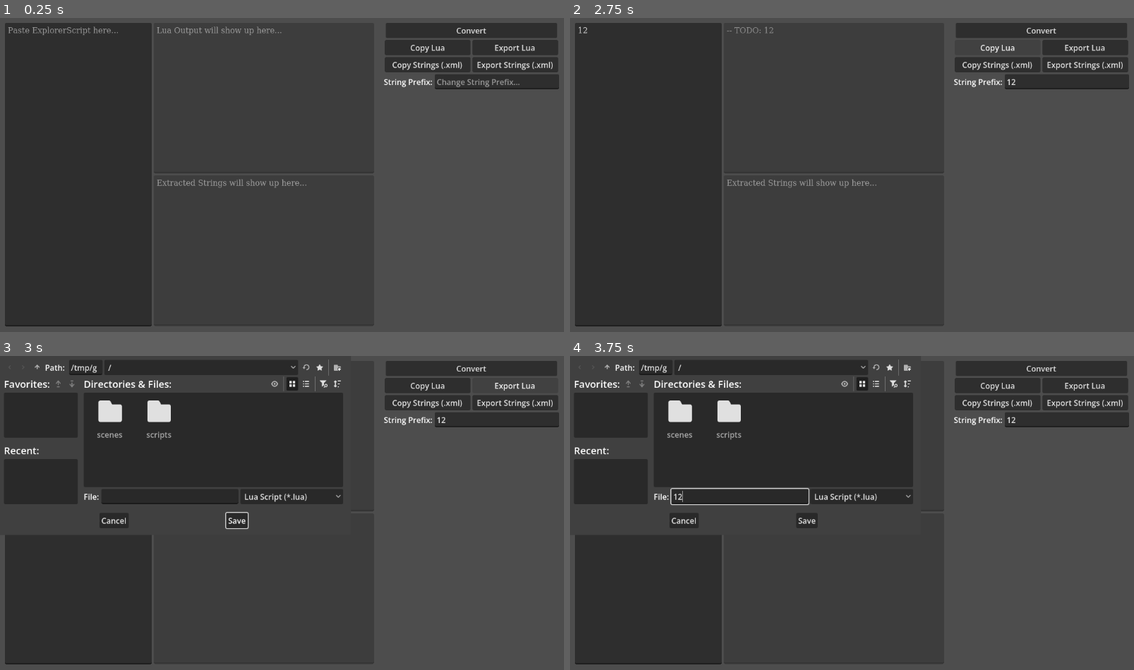
Above: before the commit, frames 1-4 (two rows, left to right).
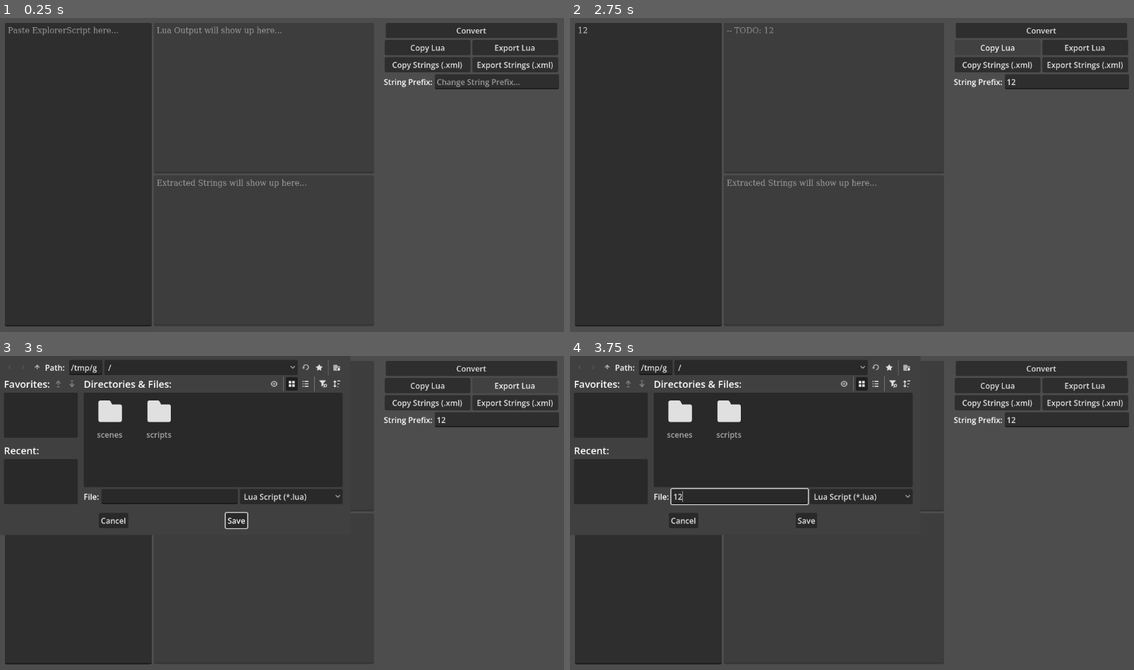
Above: after the commit, the same moments.

Repository: Minemaker0430/explorer-script-2-lua
Game: Godot game, scene res://scenes/main.tscn
Two runs of this game, one before a commit and one after it. Both use one fixed random seed, a clock stepped at 60 frames per second and the inputs below.
Inputs (mouse positions are in pixels of both pictures, inside the frame that each line leads up to):
- Up to frame 1 (0.25 s): no input
- Up to frame 2 (2.75 s): click (648, 175) at 0.52 s; type "12" at 0.6 s; click (1066, 80) at 0.75 s; type "12" at 0.83 s; click "Convert" at 1.25 s; click "Copy Lua" at 2 s
- Up to frame 3 (3 s): click "Export Lua" at 2.75 s
- Up to frame 4 (3.75 s): click (739, 497) at 3.52 s; type "12" at 3.6 s

Frames 1-2 are identical in both runs. In frame 3, 0.3% of the frame differs, in the area x 17-61%, y 2-56%; in frame 4, 0.3%.

Commit message:
added more text tags and utilities

Diff:
--- a/scripts/es2pmdo.gd
+++ b/scripts/es2pmdo.gd
@@ -3187,6 +3187,7 @@
 	{"prefix": "MovePositionOffset", "func": "_convert_move_position_offset"},
 	{"prefix": "Move2PositionOffset", "func": "_convert_move_position_offset"},
 	{"prefix": "MovePositionMark", "func": "_convert_move_position_mark"},
+	{"prefix": "Move2PositionMark", "func": "_convert_move_position_mark"},
 	{"prefix": "WaitExecuteLives", "func": "_convert_wait_execute_lives"},
 	{"prefix": "message_SetFace", "func": "_convert_set_face"},
 	{"prefix": "message_SwitchMonologue", "func": "_convert_switch_talk"},
@@ -3339,7 +3340,7 @@
 	var tokens = _tokenize_line(line)
 	if tokens.size() > 1:
 		return _indent() + "SOUND:PlayFanfare(\"%s\")" % get_ME(tokens[2].strip_edges())
-	return _indent() + "-- TODO se_Play: %s" % line
+	return _indent() + "-- TODO me_Play: %s" % line
 
 func _convert_back_set_ground(line: String) -> String:
 	return _indent() + "-- %s (Should be the map you're currently on, or the map it sends you to next)" % line
@@ -3386,12 +3387,16 @@
 		var tokens = _tokenize_line(line)
 		var actor = get_actor(_current_scope().data.args[0].substr(6).strip_edges())
 		if tokens.size() > 1:
+			if tokens[2].strip_edges() == "2":
+				return _indent(-1) + "GROUND:CharEndAnim(CH(\'%s\')" % actor
 			return _indent(-1) + "GROUND:CharSetAnim(CH(\'%s\'), \"%s\", false)" % [actor, get_animation(tokens[2].strip_edges())]
 
 	if line.find("<actor") != -1:
 		var tokens = _tokenize_line(line)
 		var actor = get_actor(tokens[0].substr(line.find("<actor") + 6, line.find(">") - line.find("<") - 6).strip_edges())
 		if tokens.size() > 1:
+			if tokens[2].strip_edges() == "2":
+				return _indent() + "GROUND:CharEndAnim(CH(\'%s\')" % actor
 			return _indent() + "GROUND:CharSetAnim(CH(\'%s\'), \"%s\", false)" % [actor, get_animation(tokens[2].strip_edges())]
 
 	return _indent() + "-- TODO SetAnimation: %s" % line
@@ -3427,7 +3432,7 @@
 			var speed = int(tokens[2].strip_edges())
 			var x = tokens[4].strip_edges()
 			var y = tokens[6].strip_edges()
-			return _indent(-1) + "GROUND:MoveToPosition(CH(\'%s\'), CH(\'%s\').Position.X + %s, CH(\'%s\').Position.Y + %s, %s, %s)" % [actor, actor, x, actor, y, str(floori(normalize_speed(speed)) > 2), floori(normalize_speed(speed))]
+			return _indent(-1) + "ExplorerEssentials.MoveToPositionOffset(CH(\'%s\'), %s, %s, %s, %s)" % [actor, x, y, str(floori(normalize_speed(speed)) > 2), floori(normalize_speed(speed))]
 
 	if line.find("<actor") != -1:
 		var tokens = _tokenize_line(line)
@@ -3436,7 +3441,7 @@
 			var speed = int(tokens[2].strip_edges())
 			var x = tokens[4].strip_edges()
 			var y = tokens[6].strip_edges()
-			return _indent() + "GROUND:MoveToPosition(CH(\'%s\'), CH(\'%s\').Position.X + %s, CH(\'%s\').Position.Y + %s, %s, %s)" % [actor, actor, x, actor, y, str(floori(normalize_speed(speed)) > 2), floori(normalize_speed(speed))]
+			return _indent() + "ExplorerEssentials.MoveToPositionOffset(CH(\'%s\'), %s, %s, %s, %s)" % [actor, x, y, str(floori(normalize_speed(speed)) > 2), floori(normalize_speed(speed))]
 
 	return _indent() + "-- TODO MovePositionOffset: %s" % line
 
@@ -3448,8 +3453,7 @@
 				var speed = int(tokens[2].strip_edges())
 				var mark = get_position_mark(line.substr(line.find("Position<")))
 				context.position_marks.push_back(mark)
-				output.push_back(_indent(-1) + "-- Moving Camera to (%s, %s) with speed %s and performer %s | Duration has to be replaced manually. The reason the duration is so complicated is because Vanilla EoS camera movement measures in *speed*, not total duration" % [mark.x, mark.y, floori(normalize_speed(speed)), context.camera_performer])
-				return _indent(-1) + "GAME:MoveCamera(%s, %s, 60, false)" % [mark.x, mark.y]
+				return _indent(-1) + "ExplorerEssentials.MoveCameraAtSpeed(%s, %s, %s, false)" % [mark.x, mark.y, floori(normalize_speed(speed))]
 
 		var actor = get_actor(_current_scope().data.args[0].substr(6).strip_edges())
 		if line.find("Position<") != -1:
@@ -3470,8 +3474,7 @@
 				var speed = int(tokens[2].strip_edges())
 				var mark = get_position_mark(line.substr(line.find("Position<")))
 				context.position_marks.push_back(mark)
-				output.push_back(_indent() + "-- Moving Camera to (%s, %s) with speed %s and performer %s | Duration has to be replaced manually. The reason the duration is so complicated is because Vanilla EoS camera movement measures in *speed*, not total duration" % [mark.x, mark.y, floori(normalize_speed(speed)), context.camera_performer])
-				return _indent() + "GAME:MoveCamera(%s, %s, 60, false)" % [mark.x, mark.y]
+				return _indent(-1) + "ExplorerEssentials.MoveCameraAtSpeed(%s, %s, %s, false)" % [mark.x, mark.y, floori(normalize_speed(speed))]
 
 		var actor = get_actor(tokens[0].substr(line.find("<actor") + 6, line.find(">") - line.find("<") - 6).strip_edges())
 		if line.find("Position<") != -1:
@@ -3562,7 +3565,7 @@
 			"CORO_HANYOU_SAVE_FUNC":
 				return _indent() + "ExplorerEssentials.AutosaveWithNotification()"
 			"CORO_MESSAGE_CLOSE_WAIT_FUNC":
-				return ""
+				return _indent() + "-- !! %s" % line
 			_:
 				return _indent() + "-- TODO CallCommon: %s" % line
 	return _indent() + "-- TODO CallCommon: %s" % line
@@ -3695,6 +3698,7 @@
 		var args := []
 		var message = line.substr(start + 1, end - start - 1)
 		message = message.replace("[K]", "[pause=0]")
+		message = message.replace("[C]", "[br]")
 		message = message.replace("[W:", "[pause=")
 		if message.find("[CN]") != -1:
 				output.push_back(_indent(-1) + "UI:SetCenter(true)")
@@ -3705,12 +3709,41 @@
 				message = message.erase(message.find("[hero]"), 6).insert(message.find("[hero]"), "{%s}" % arg_count)
 				args.push_back("CH('PLAYER'):GetDisplayName()")
 				arg_count += 1
+			if message.find("[partner]") != -1:
+				message = message.erase(message.find("[partner]"), 9).insert(message.find("[partner]"), "{%s}" % arg_count)
+				args.push_back("CH('PARTNER'):GetDisplayName()")
+				arg_count += 1
+			if message.find("[c_kind:PLAYER]") != -1:
+				message = message.erase(message.find("[c_kind:PLAYER]"), 6).insert(message.find("[c_kind:PLAYER]"), "{%s}" % arg_count)
+				args.push_back("_DATA:GetMonster(CH(\'PLAYER\').CurrentForm.Species):GetColoredName()")
+				arg_count += 1
+			if message.find("[c_kind:ATTENDANT1]") != -1:
+				message = message.erase(message.find("[c_kind:ATTENDANT1]"), 9).insert(message.find("[c_kind:ATTENDANT1]"), "{%s}" % arg_count)
+				args.push_back("_DATA:GetMonster(CH(\'PARTNER\').CurrentForm.Species):GetColoredName()")
+				arg_count += 1
+			if message.find("[team]") != -1:
+				message = message.erase(message.find("[team]"), 6).insert(message.find("[team]"), "{%s}" % arg_count)
+				args.push_back("GAME:GetTeamName()")
+				arg_count += 1
 			if message.find("[CS:N]") != -1:
 				var astart = message.find("[CS:N]")
 				var aend = message.find("[CR]", astart + 1)
 				var name = message.substr(astart + 6, aend - astart - 6)
 				args.push_back("CH('%s'):GetDisplayName()" % name.to_upper().strip_edges())
 				message = message.erase(astart, aend - astart + 4).insert(astart, "{%s}" % arg_count)
+				arg_count += 1
+			if message.find("[CS:I]") != -1:
+				var astart = message.find("[CS:I]")
+				var aend = message.find("[CR]", astart + 1)
+				var name = message.substr(astart + 6, aend - astart - 6)
+				args.push_back("RogueEssence.Dungeon.InvItem(\"%s\"):GetDisplayName()" % name.to_camel_case().to_lower())
+				message = message.erase(astart, aend - astart + 4).insert(astart, "{%s}" % arg_count)
+				arg_count += 1
+			if message.find("[FT:1]") != -1:
+				var astart = message.find("[FT:1]")
+				var aend = message.find("[FT:0]", astart + 1)
+				var text = message.substr(astart + 6, aend - astart - 6).to_upper()
+				message = message.erase(astart, aend - astart + 4).insert(astart, to_unown(text))
 				arg_count += 1
 
 		var msg_count = 1
@@ -3726,7 +3759,7 @@
 		if _current_scope().type == "switch_branch":
 			var lines = _current_scope().data.lines
 			lines.push_back(_indent(-1) + "UI:WaitShowDialogue(STRINGS:Format(STRINGS.MapStrings[\'%s\']%s))" % [var_name, ", " + ", ".join(args)])
-			_current_scope()["data"].merge({"lines": lines}, true)
+			_current_scope()["data"].merge({"lines": lines, "args": args}, true)
 			_close_scope()
 			_process_line(line.substr(line.find("}") + 1).strip_edges())
 			return ""
@@ -3753,6 +3786,14 @@
 		res.append(token.strip_edges())
 	return res
 
+static func to_unown(text: String) -> String:
+	var res = ""
+	for c in range(text):
+		var u = text.unicode_at(c)
+		res.push_back("\\u%s" % (u + 0xE000))
+
+	return res
+
 static func get_position_mark(line: String) -> Dictionary:
 	if not line.begins_with("Position<"):
 		return {}
@@ -3772,8 +3813,8 @@
 
 static func normalize_speed(speed: int) -> float:
 	if speed >= 32770:
-		return ((float(speed) / 32770.0))
-	return speed * 2.0
+		return max((float(speed) / 32770.0), 1)
+	return max(speed * 2.0, 1)
 
 static func get_dir(id: String) -> String:
 	const DIRS = {
@@ -3814,19 +3855,26 @@
 
 static func get_sfx(id: String) -> String:
 	const SFX = {
+	"5143": "EVT_Battle_Flash",
 	"6408": "EVT_CH02_Guild_Gate_Open",
+	"6411": "EVT_CH02_Box_Open",
 	"6410": "EVT_CH02_Item_Place",
 	"8961": "EVT_Emote_Sweatdrop",
 	"8962": "EVT_Emote_Confused",
 	"8963": "EVT_Emote_Confused_2",
 	"8964": "EVT_Emote_Exclaim",
+	"8965": "EVT_Emote_Exclaim_Idea",
+	"8966": "EVT_Emote_Exclaim_Realized",
 	"8967": "EVT_Emote_Exclaim_Surprised",
 	"8968": "EVT_Emote_Shock",
 	"8969": "EVT_Emote_Shock_Bad",
+	"8970": "EVT_Emote_Complain",
 	"8971": "EVT_Emote_Complain_2",
 	"8972": "EVT_Emote_Sweating",
-	"8973": "EVT_Emote_Shocked_2",
+	"8973": "EVT_Emote_Shock_2",
 	"8974": "EVT_Emote_Startled",
+	"8976": "EVT_Minigame_Correct",
+	"8977": "EVT_Minigame_Wrong",
 	"8978": "EVT_Emote_Exclaim_2",
 	}
 	if SFX.has(id):
@@ -3857,7 +3905,9 @@
 	"FACE_SAD": "Sad",
 	"FACE_INSPIRED": "Inspired",
 	"FACE_SURPRISED": "Surprised",
-	"FACE_ANGRY": "Angry"
+	"FACE_ANGRY": "Angry",
+	"FACE_SIGH": "Sigh",
+	"FACE_DIZZY": "Dizzy"
 	}
 	if EMOTIONS.has(id):
 		return EMOTIONS[id]
@@ -3890,6 +3940,7 @@
 	"EFFECT_ANGRY": "angry",
 	"EFFECT_QUESTION_MARK": "question",
 	"EFFECT_JOYOUS": "glowing",
+	"EFFECT_LAUGHING": "happy",
 	"EFFECT_NONE": "none"
 	}
 	if EMOTES.has(id):
@@ -3898,18 +3949,94 @@
 
 static func get_ME(id: String) -> String:
 	const ME = {
-	"1": "Fanfare/LevelUp.ogg", # level up sound
-	"2": "Fanfare/RankUp.ogg", # rank up sound
-	"3": "Fanfare/LeaveTeam.ogg", # removed from assembly
-	"4": "Fanfare/Item.ogg", # item reward
+	"1": "Fanfare/LevelUp", # level up sound
+	"2": "Fanfare/RankUp", # rank up sound
+	"3": "Fanfare/LeaveTeam", # removed from assembly
+	"4": "Fanfare/Item", # item reward
 	"_5": "UNK", # se unlock / legendary recruit
-	"6": "Fanfare/NewArea.ogg", # map clears up
-	"7": "Fanfare/Note.ogg", # message notification sound
-	"8": "Fanfare/Promotion.ogg", # (unsure if this is the correct sfx) evolving
-	"9": "Fanfare/Treasure.ogg", # (unsure if this is the correct sfx) great item reward
+	"6": "Fanfare/NewArea", # map clears up
+	"7": "Fanfare/Note", # message notification sound
+	"8": "Fanfare/Promotion", # (unsure if this is the correct sfx) evolving
+	"9": "Fanfare/Treasure", # (unsure if this is the correct sfx) great item reward
 	"_10": "UNK", # "something's stirring..."
 	"_11": "UNK", # 10 but louder
 	}
 	if ME.has(id):
 		return ME[id]
-	return "UNK_%s.ogg" % id
+	return "UNK_%s" % id
+
+static func get_icon(id: String) -> String:
+	const ICON = {
+		"[M:B0]": "STRINGS:LocalKeyString(7)", # Start
+		"[M:B1]": "STRINGS:LocalKeyString(8)", # Select
+		"[M:B2]": "STRINGS:LocalKeyString(2)", # A
+		"[M:B3]": "STRINGS:LocalKeyString(3)", # B
+		"[M:B4]": "STRINGS:LocalKeyString(5)", # X
+		"[M:B5]": "STRINGS:LocalKeyString(9)", # Y
+		"[M:B6]": "STRINGS:LocalKeyString(4)", # L
+		"[M:B7]": "STRINGS:LocalKeyString(6)", # R
+		"[M:B8]": "\\uF008", # D-Pad
+		".[M:B9]": "", # - Block
+		".[M:B10]": "", # Check Block
+		".[M:B11]": "",	# X Block
+		".[M:B12]": "",	# Up Block
+		".[M:B13]": "",	# Down Block
+		".[M:B14]": "",	# Left Block
+		".[M:B15]": "",	# Right Block
+		".[M:B16]": "",	# Rewind Block
+		".[M:B17]": "",	# FF Block
+		".[M:B18]": "",	# Sort Block
+		".[M:B19]": "",	# Search Block
+		"[M:B20]": "\\uF009", # D-Pad U-D Block
+		"[M:B21]": "\\uF00A", # D-Pad L-R Block
+		".[M:B22]": "",	# - Gold Block
+		".[M:B23]": "",	# Check Gold Block
+		".[M:B24]": "",	# X Gold Block
+		".[M:B25]": "",	# Up Gold Block
+		".[M:B26]": "",	# Down Gold Block
+		".[M:B27]": "",	# Left Gold Block
+		".[M:B28]": "",	# Right Gold Block
+		".[M:B29]": "",	# Rewind Gold Block
+		".[M:B30]": "",	# FF Gold Block
+		".[M:B31]": "",	# Sort Gold Block
+		".[M:B32]": "",	# Search Gold Block
+		"[M:S0]": "\\uE024", # P-Money
+		"[M:S1]": " ", # Space
+		"[M:S2]": "\\uE10A", # Check
+		"[M:S3]": "\\uE10C", # Star
+		"[M:S4]": "\\uE10B", # X
+		".[M:S5]": "", # Check X
+		".[M:S6]": "", # Bag
+		".[M:S7]": "", # Hut
+		".[M:H0]": "", # Heart pink vsmall
+		".[M:H1]": "", # Heart pink small
+		".[M:H2]": "", # Heart pink
+		".[M:H3]": "", # Heart pink big
+		".[M:H4]": "", # Heart yellow vsmall
+		".[M:H5]": "", # Heart yellow small
+		".[M:H6]": "", # Heart yellow
+		".[M:H7]": "", # Heart yellow big
+		".[M:H8]": "", # Heart pink unshaded
+		"[M:R0]": "—", # Dash
+		"[M:R1]": "\\uE10D", # Half Star
+		".[M:R2]": "", # Amber Gem?
+		"[M:R3]": "\\uE10E", # Unopened Mail
+		"[M:R4]": "\\uE10F", # Open Mail
+		"[M:R5]": "", # Letter
+		"[M:R6]": "\\uE110", # Newspaper
+		"[M:R7]": "\\uE111", # ! Box
+		".[M:R8]": "", # Wi-Fi
+		".[M:R9]": "", # E-Mail
+		"[M:T0]": ":", # Colon
+		"[M:T1]": "\\uE040", # Text Bubble
+		"[M:T2]": "\\u2423", # Space Indicator
+		".[M:T3]": "", # Space Indicator Red
+		".[M:T4]": "", # Kanji 'Kari' (temp)
+		".[M:T5]": "", # Kanji 'Su' (end)
+		".[M:T6]": "", # Katakana 'De'
+		"[M:I0]": "\\uE0AD", # TM
+		"[M:I1]": "\\uE0A9" # Orb
+	}
+	if ICON.has(id):
+		return ICON[id]
+	return id
